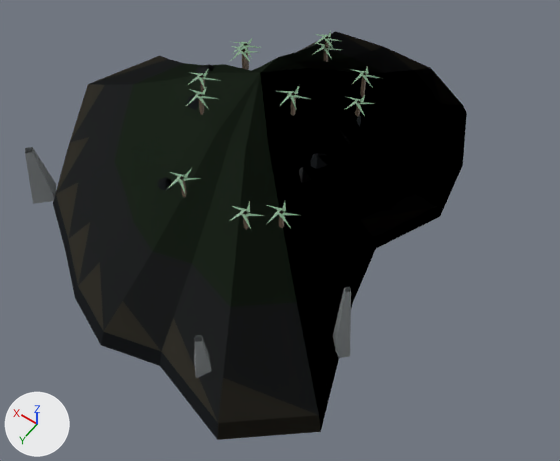
A saved change to the glTF model drowning-tides/src/drowning_tides/assets/models/islands/wrights_isle_lod0.glb.
Rendered twice from a 50 mm camera at (-1.73, 2.21, 3.12) aimed at (-0.29, 0.19, -0.05). Every picture has the same lights, and +X, +Y and +Z are marked at lower left. The first picture is the older version. Vertices at exactly the same position are counted once.
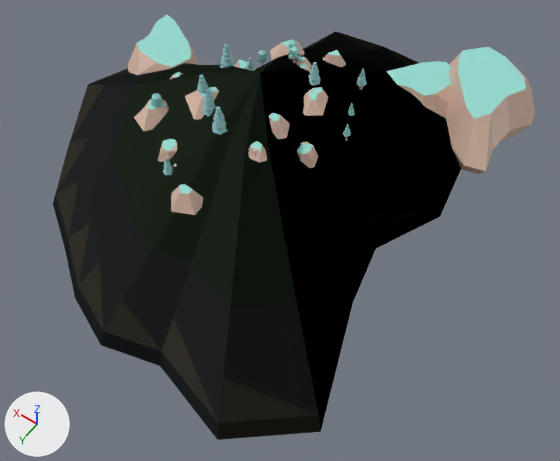
What the commit changed:
me_mesh_0 is used by ob_mesh_0; location (0.0, 0.0, 0.0).
me_mesh_0 had 437 vertices, 498 faces and spanned x -1.07..1.29, y -1.36..1.27, z -0.1..0.74.
me_mesh_0 now has 2154 vertices, 4211 faces and spans x -1.07..1.29, y -1.48..1.27, z -0.1..0.74.
me_mesh_0 part 1: 24 loose pieces with 205 vertices, spanning x -0.98..0.97, y -0.71..1.15, z -0.05..0.72, are deleted.
me_mesh_0 part 2: 4 vertices moved from x -0.01..0.15, y -0.63..0.21, z 0.38..0.56 to x 0.12..0.24, y -0.38..0.21, z 0.43..0.57; 106 vertices removed from x -0.45..0.31, y -0.63..0.58, z 0.37..0.72; 2028 vertices added at x -1.04..1.26, y -1.48..0.66, z -0.05..0.72.

Boxes [x1, y1, x2, y2] around the edits, measured in the pictures (560 x 461 px):
'Mesh_0', reshaped (9% wider): before [25, 30, 467, 440]; after [53, 15, 535, 440]
part 1 of me_mesh_0, deleted: before [25, 30, 367, 378]
part 2 of me_mesh_0, built on: before [157, 36, 379, 191]; after [128, 15, 535, 215]
